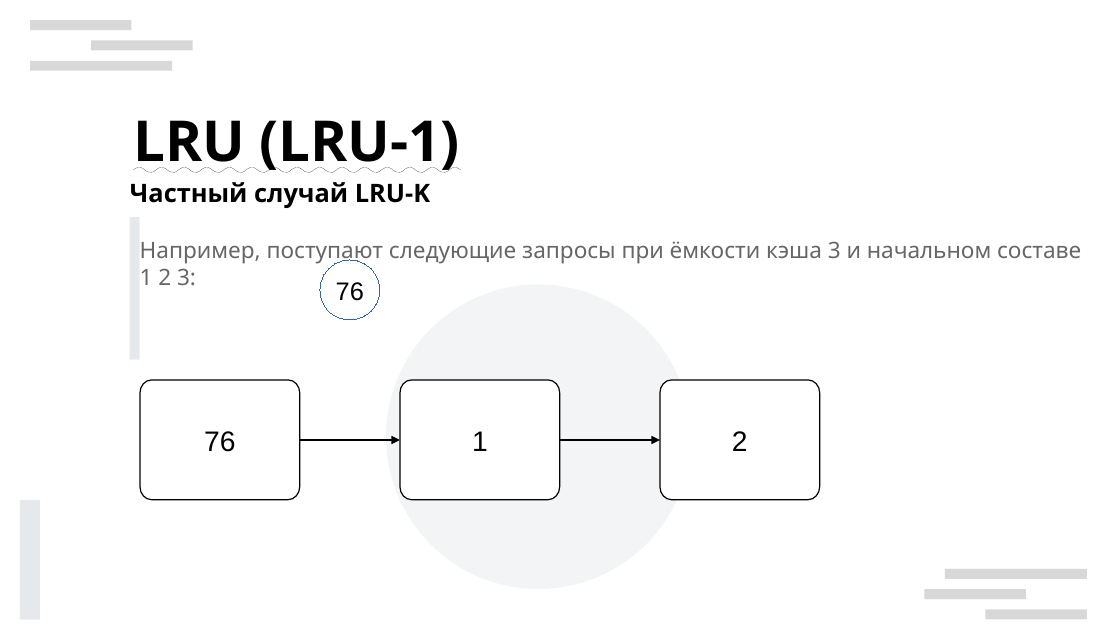
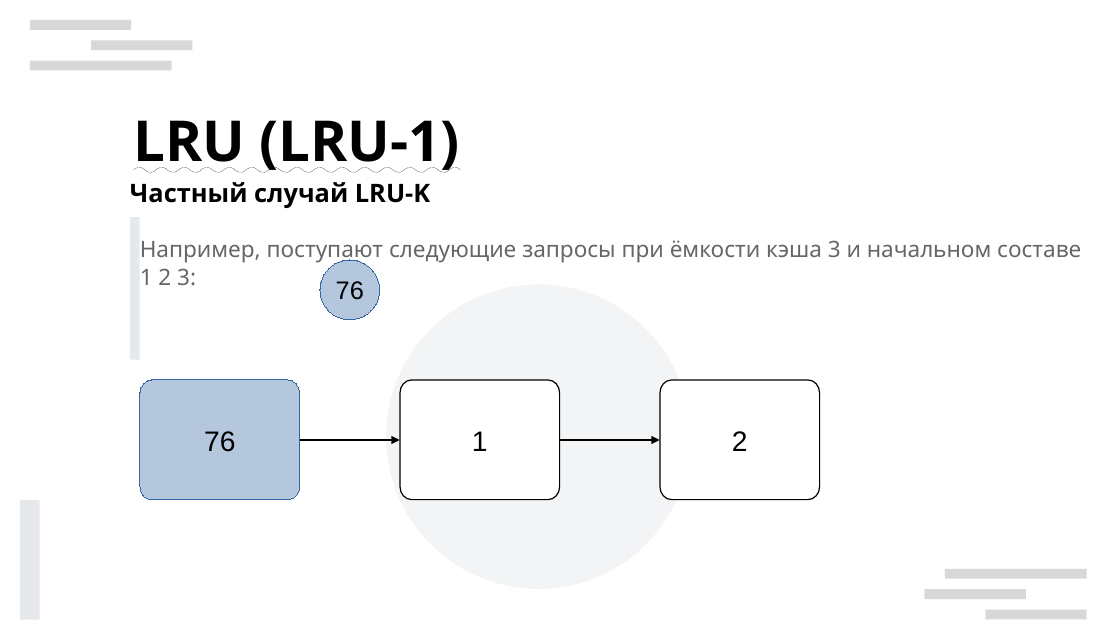
Before and after one commit to andreyStrachuk/LRU-K, a slide deck: slide 5 of Theory/Презентация LRU-K.pptx. Drawn at 1120x630 pixels with LibreOffice and Linux fonts; fonts in the diff are those of the drawing; background and template pictures are left out. Boxes give left, top, right and bottom in pixels: in the first picture for what was removed or moved away, otherwise in the second. Text is boxed around its words. In the diff, an @@ line names an element or a change of style, - is before the commit and + after.

Commit message:
add colors

```diff
--- a/Theory/Презентация LRU-K.pptx
+++ b/Theory/Презентация LRU-K.pptx
@@ ellipse "76" at bbox=[320, 260, 380, 320]: fill #FFFFFF to #B4C7DC @@
@@ freeform shape "76" at bbox=[140, 380, 300, 500]: fill #FFFFFF to #B4C7DC; outline #000000 0.85 pt to #3465A4 0 pt; outline redrawn @@
@@ freeform shape at bbox=[206, 474, 233, 500]: fill #FFFFFF to #B4C7DC; outline #000000 0.85 pt to #3465A4 0 pt @@
@@ line (213, 487) - (227, 487): stroke #000000 0.85 pt to #3465A4 0 pt @@
@@ line (220, 481) - (220, 494): stroke #000000 0.85 pt to #3465A4 0 pt @@
```
Also in this commit, not shown: 26 other slides changed.
